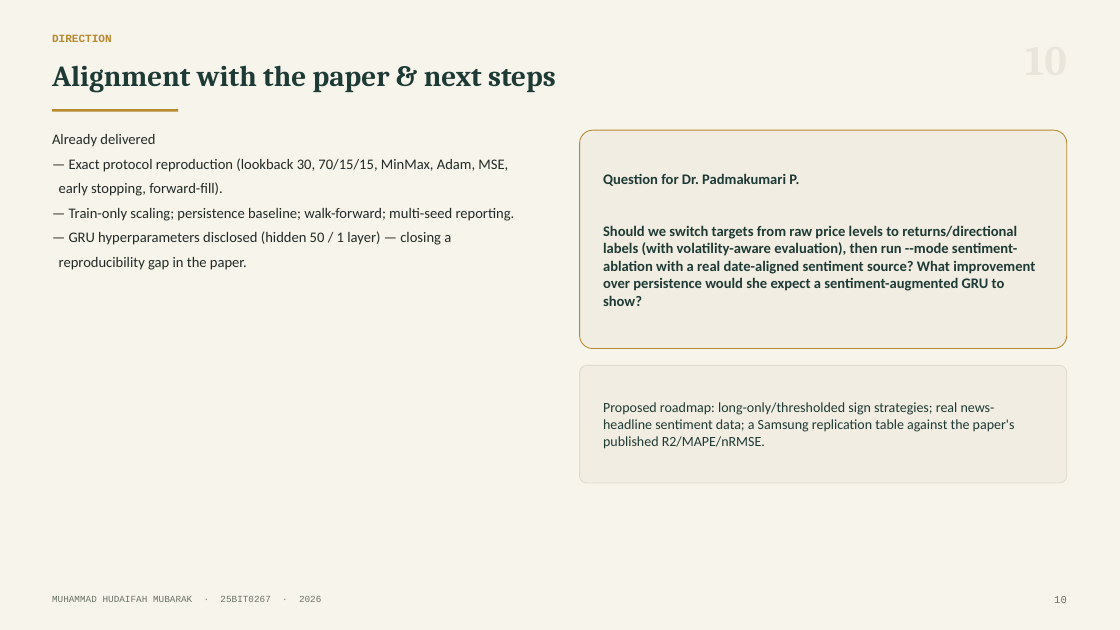
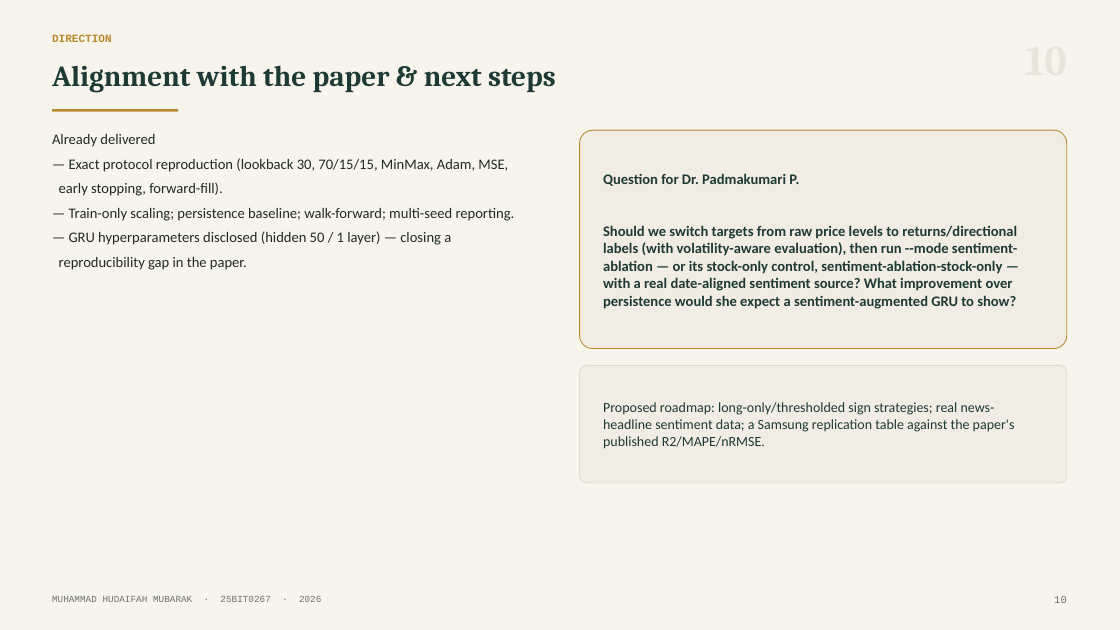
Before and after one commit to hudaifahwins/improving-gru-sentiment-stock-forecasting-padmakumari-maam, a slide deck: slide 11 of PROJECT_PRESENTATION.pptx. Drawn at 1120x630 pixels with LibreOffice and Linux fonts; fonts in the diff are those of the drawing. Boxes give left, top, right and bottom in pixels: in the first picture for what was removed or moved away, otherwise in the second. Text is boxed around its words. In the diff, an @@ line names an element or a change of style, - is before the commit and + after.

Commit message:
docs: slide 11 - mention stock-only ablation control

```diff
--- a/PROJECT_PRESENTATION.pptx
+++ b/PROJECT_PRESENTATION.pptx
@@ text at box(603, 225, 1017, 309): text changed @@
-Should we switch targets from raw price levels to returns/directional labels (with volatility-aware evaluation), then run --mode sentiment-ablation with a real date-aligned sentiment source? What improvement over persistence would she expect a sentiment-augmented GRU to show?
+Should we switch targets from raw price levels to returns/directional labels (with volatility-aware evaluation), then run --mode sentiment-ablation — or its stock-only control, sentiment-ablation-stock-only — with a real date-aligned sentiment source? What improvement over persistence would she expect a sentiment-augmented GRU to show?
```
